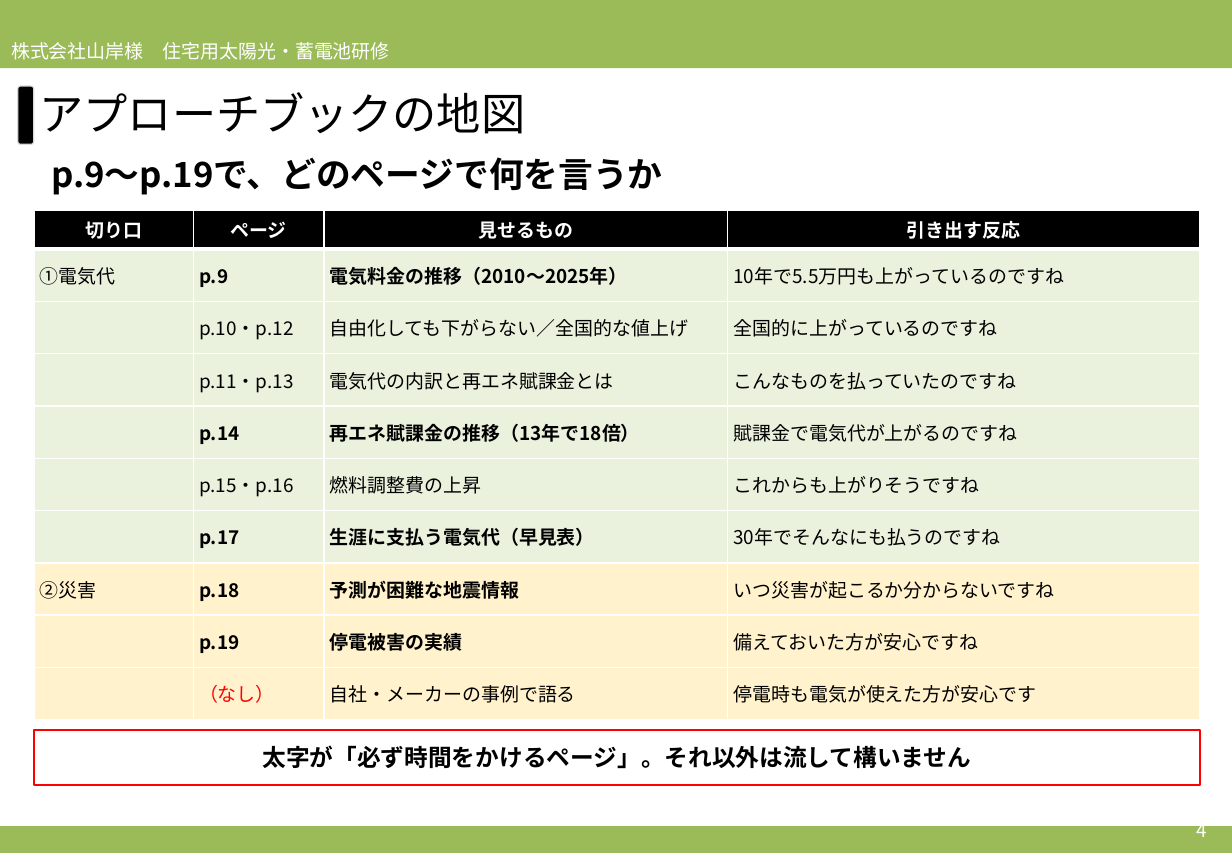
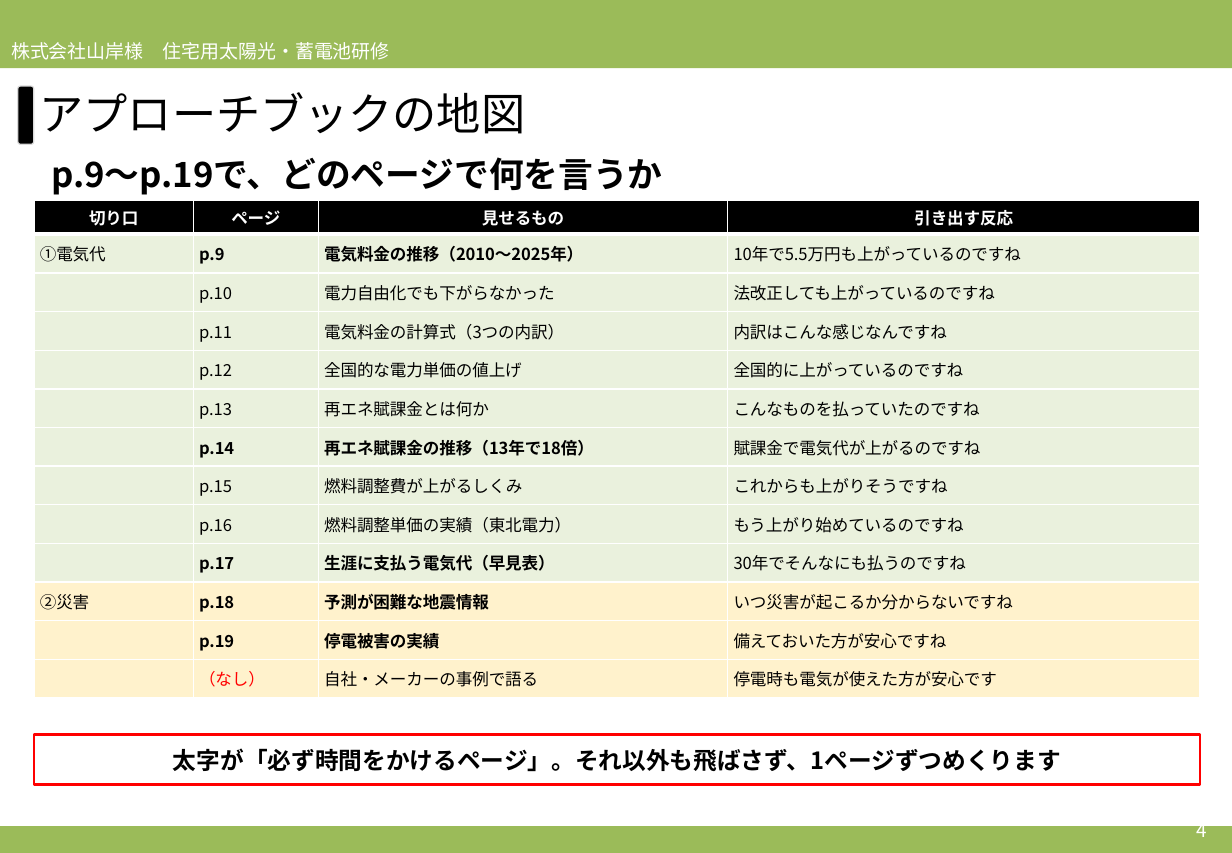
Before and after one commit to soshiro-iki-sys/-, a slide deck: slide 4 of slides/2026営業研修_必要性訴求パート_アプローチブックの伝え方.pptx. Drawn at 1232x853 pixels with LibreOffice and Linux fonts; fonts in the diff are those of the drawing. Boxes give left, top, right and bottom in pixels: in the first picture for what was removed or moved away, otherwise in the second. Text is boxed around its words. In the diff, an @@ line names an element or a change of style, - is before the commit and + after.

```diff
--- a/slides/2026営業研修_必要性訴求パート_アプローチブックの伝え方.pptx
+++ b/slides/2026営業研修_必要性訴求パート_アプローチブックの伝え方.pptx
@@ table at [34,200,1200,698] @@
-row 3:  | p.10・p.12 | 自由化しても下がらない／全国的な値上げ | 全国的に上がっているのですね
-row 4:  | p.11・p.13 | 電気代の内訳と再エネ賦課金とは | こんなものを払っていたのですね
+row 3:  | p.10 | 電力自由化でも下がらなかった | 法改正しても上がっているのですね
+row 4:  | p.11 | 電気料金の計算式（3つの内訳） | 内訳はこんな感じなんですね
+row 5:  | p.12 | 全国的な電力単価の値上げ | 全国的に上がっているのですね
+row 6:  | p.13 | 再エネ賦課金とは何か | こんなものを払っていたのですね
-row 6:  | p.15・p.16 | 燃料調整費の上昇 | これからも上がりそうですね
+row 8:  | p.15 | 燃料調整費が上がるしくみ | これからも上がりそうですね
+row 9:  | p.16 | 燃料調整単価の実績（東北電力） | もう上がり始めているのですね
@@ table: place and size @@
-table at [34,210,1200,720]
+table at [34,200,1200,698]
@@ rectangle "太字が「必ず時間をかけるページ」。それ以外も飛ばさず、1ページずつめくります": place and size @@
-rectangle "太字が「必ず時間をかけるページ」。それ以外も飛ばさず、1ページずつめくります" at [34,730,1200,785]
+rectangle "太字が「必ず時間をかけるページ」。それ以外も飛ばさず、1ページずつめくります" at [34,735,1200,785]
@@ text in rectangle at [173,748,1061,772]: text changed @@
-太字が「必ず時間をかけるページ」。それ以外は流して構いません
+太字が「必ず時間をかけるページ」。それ以外も飛ばさず、1ページずつめくります
```
Also in this commit, not shown: 18 other slides changed, 3 slides added, 2 other files.
